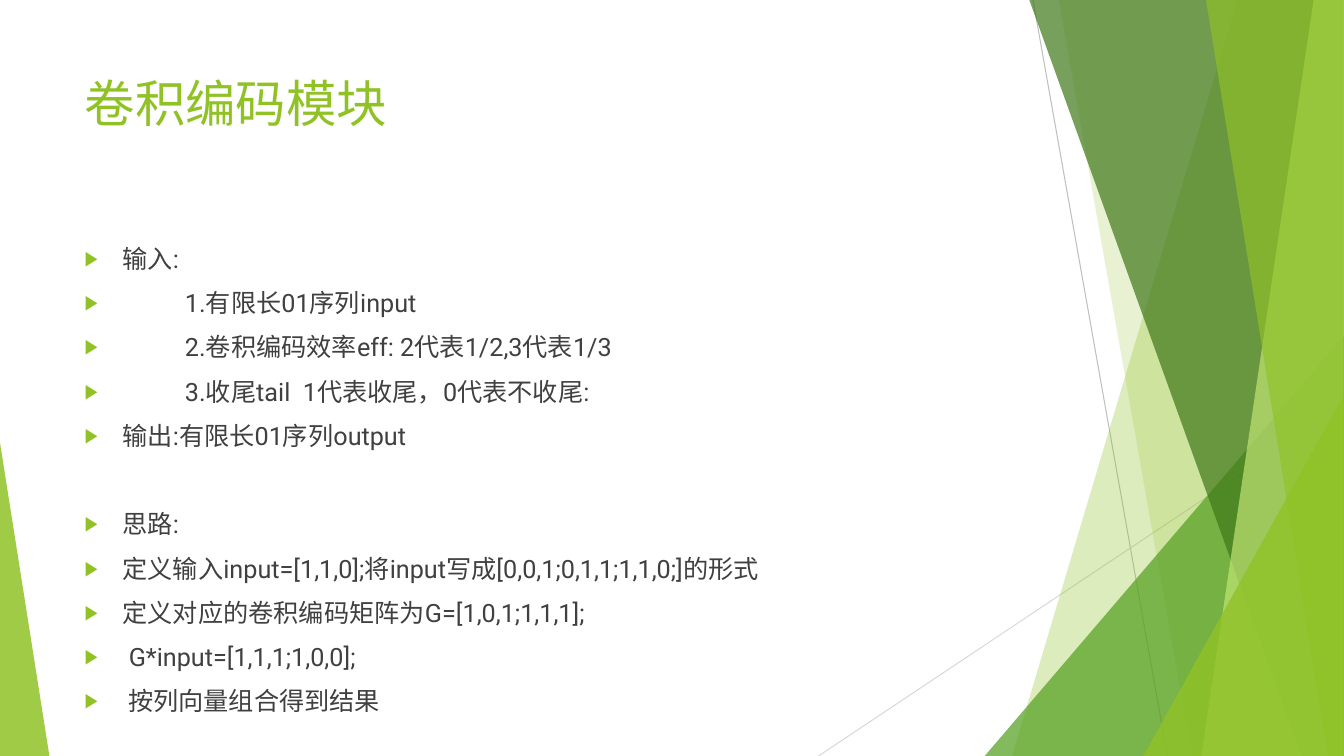
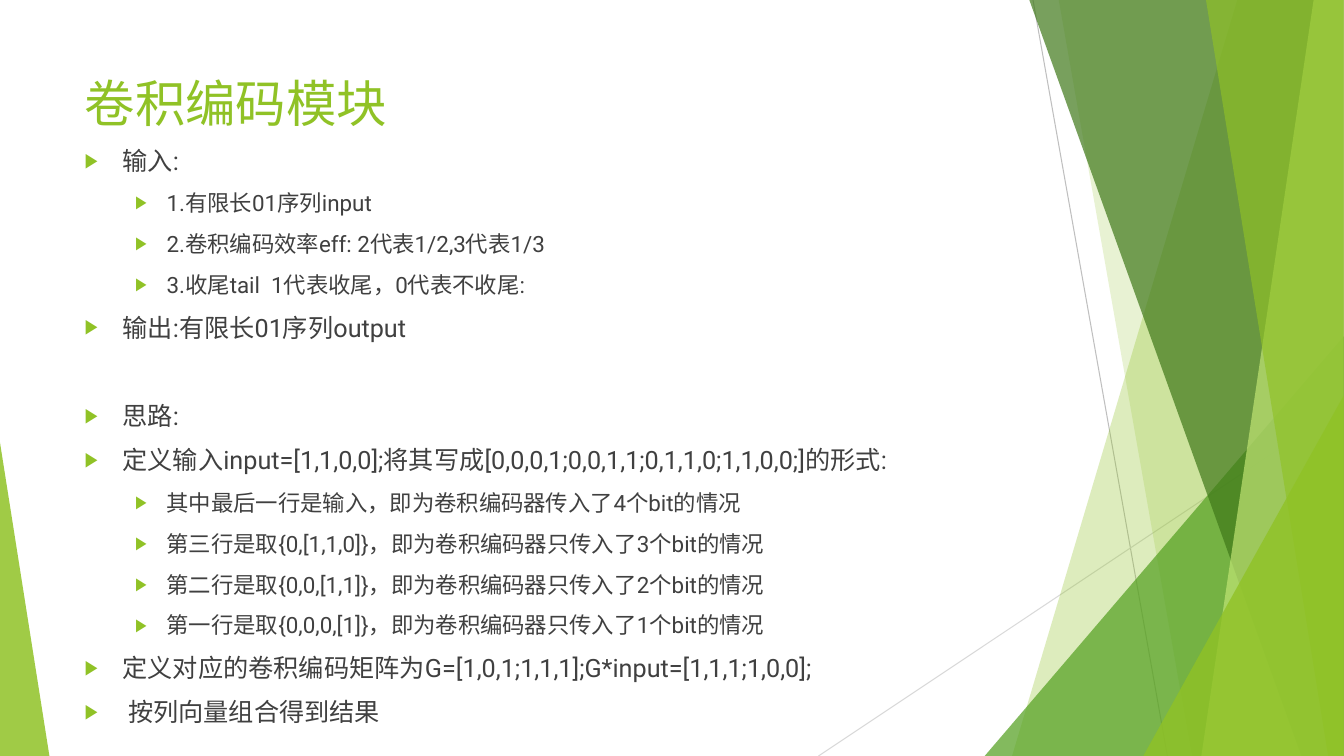
Before and after one commit to EECodingPresentation/project1, a slide deck: slide 2 of v1.pptx. Drawn at 1344x756 pixels with LibreOffice and Linux fonts; fonts in the diff are those of the drawing. Boxes give left, top, right and bottom in pixels: in the first picture for what was removed or moved away, otherwise in the second. Text is boxed around its words. In the diff, an @@ line names an element or a change of style, - is before the commit and + after.

Commit message:
上传的ppt包括卷积编码、电平映射、信道，这些模块。也做了收发端星座图的部分。

```diff
--- a/v1.pptx
+++ b/v1.pptx
@@ text "输入:": place and size @@
-text "输入:" at box(123, 247, 759, 712)
+text "输入:" at box(123, 149, 887, 723)
@@ text at box(167, 192, 545, 295): size 18 to 16 pt in "1.有限长01序列input", "2.卷积编码效率eff: 2代表1/2,3代表1/3", "3.收尾tail 1代表收尾，0代表不收尾:"; list level 1 to 2 in "1.有限长01序列input"; list level 1 to 2 in "2.卷积编码效率eff: 2代表1/2,3代表1/3"; list level 1 to 2 in "3.收尾tail 1代表收尾，0代表不收尾:" @@
@@ text at box(123, 448, 887, 682): text changed; size 18 to 16 pt @@
-▶ 定义输入input=[1,1,0];将input写成[0,0,1;0,1,1;1,1,0;]的形式
-▶ 定义对应的卷积编码矩阵为G=[1,0,1;1,1,1];
-▶ G*input=[1,1,1;1,0,0];
+▶ 定义输入input=[1,1,0,0];将其写成[0,0,0,1;0,0,1,1;0,1,1,0;1,1,0,0;]的形式:
+  ▶ 其中最后一行是输入，即为卷积编码器传入了4个bit的情况
+  ▶ 第三行是取{0,[1,1,0]}，即为卷积编码器只传入了3个bit的情况
+  ▶ 第二行是取{0,0,[1,1]}，即为卷积编码器只传入了2个bit的情况
+  ▶ 第一行是取{0,0,0,[1]}，即为卷积编码器只传入了1个bit的情况
+▶ 定义对应的卷积编码矩阵为G=[1,0,1;1,1,1];G*input=[1,1,1;1,0,0];
```
Also in this commit, not shown: 1 other slide changed, 3 slides added, 1 slide removed, 1 other file.
